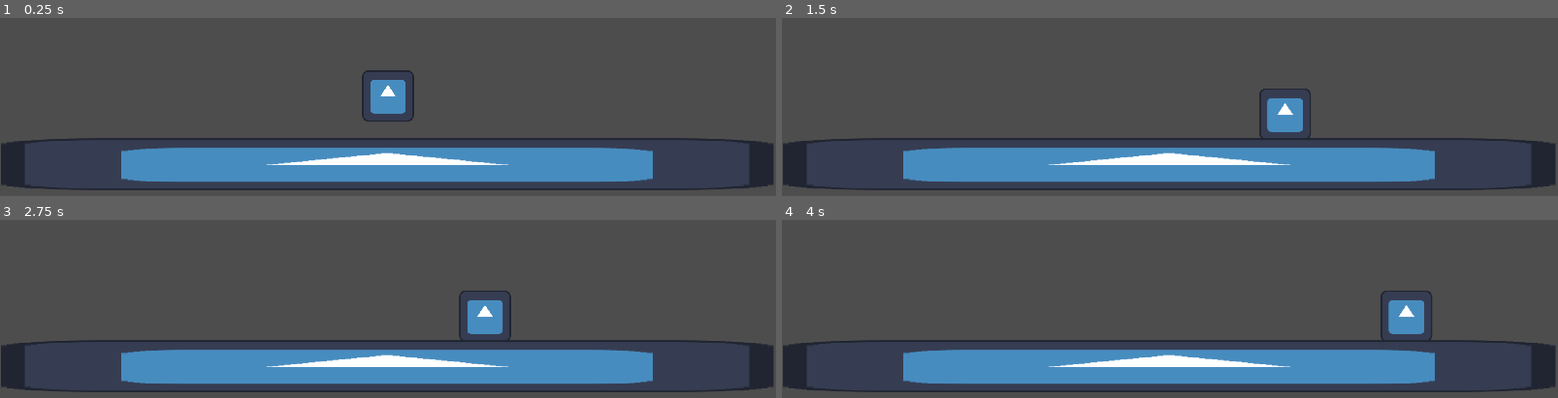
Above: before the commit, frames 1-4 (two rows, left to right).
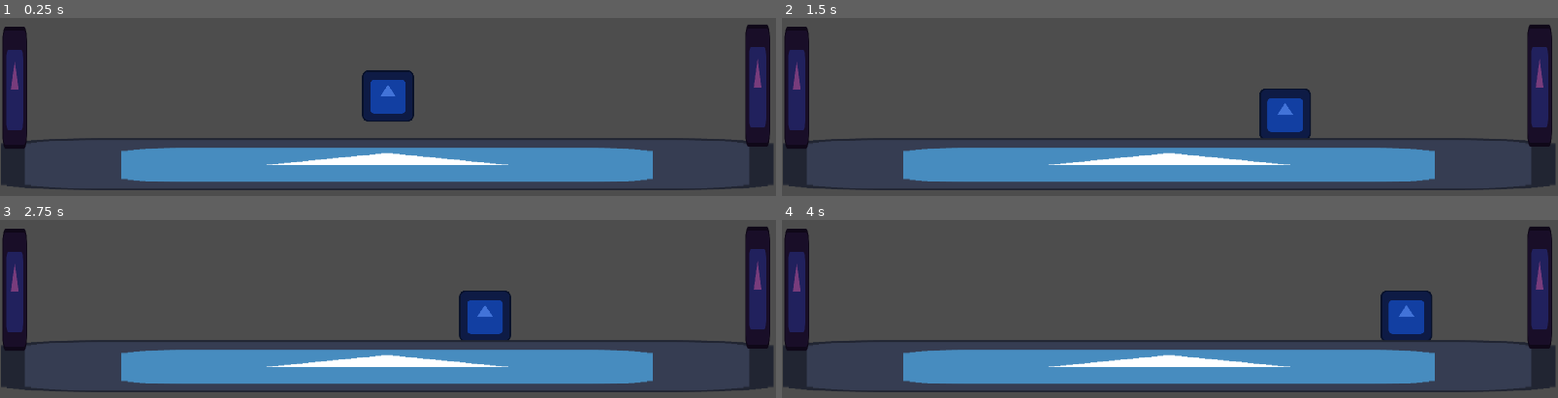
Above: after the commit, the same moments.

Repository: JayDMil/Palindrome-Peril
Game: Godot game, scene res://scenes/levels/level_1.tscn
Two runs of this game, one before a commit and one after it. Both use one fixed random seed, a clock stepped at 60 frames per second and the inputs below. Before the commit the project starts from res://scenes/screens/level_1.tscn. The engine's default icon, where the game draws it, is replaced by a stand-in: a white triangle on a blue panel in a dark square.
Inputs:
- Up to frame 1 (0.25 s): no input
- Up to frame 2 (1.5 s): hold Right (walk_right) from 0.53 s (still down)
- Up to frame 3 (2.75 s): release Right (walk_right) at 2.03 s; hold Left (walk_left) from 2.03 s (still down)
- Up to frame 4 (4 s): release Left (walk_left) at 2.78 s; hold Right (walk_right) from 2.78 s (still down)

The runs differ from the first frame. In frame 1, 6.2% of the frame differs, in the area x 0-100%, y 3-74%; in frame 2, 6.1%; in frame 3, 6.1%; in frame 4, 6.1%.

Commit message:
attempt at scene change, but we've gotta bug
gonna quit and reload and see if that magically fixes everything

Diff:
--- a/project.godot
+++ b/project.godot
@@ -11,7 +11,7 @@
 [application]
 
 config/name="Palindrome Peril"
-run/main_scene="res://scenes/screens/level_1.tscn"
+run/main_scene="res://scenes/levels/level_1.tscn"
 config/features=PackedStringArray("4.2", "Forward Plus")
 config/icon="res://icon.svg"
 
--- /dev/null
+++ b/scenes/levels/level_1.tscn
@@ -0,0 +1,31 @@
+[gd_scene load_steps=5 format=3 uid="uid://4if27ivaw5k6"]
+
+[ext_resource type="PackedScene" uid="uid://dgyuoupsgu1ut" path="res://scenes/player.tscn" id="1_cuy7i"]
+[ext_resource type="Texture2D" uid="uid://cilekm3j54pah" path="res://icon.svg" id="2_lu5bx"]
+[ext_resource type="PackedScene" uid="uid://0mb4o8vqfcvj" path="res://scenes/next_level.tscn" id="3_mynkk"]
+
+[sub_resource type="WorldBoundaryShape2D" id="WorldBoundaryShape2D_ve1xn"]
+distance = -145.0
+
+[node name="level_1" type="Node2D"]
+
+[node name="Camera2D" type="Camera2D" parent="."]
+
+[node name="Player" parent="." instance=ExtResource("1_cuy7i")]
+
+[node name="StaticBody2D" type="StaticBody2D" parent="."]
+position = Vector2(-1, -8)
+
+[node name="CollisionShape2D" type="CollisionShape2D" parent="StaticBody2D"]
+shape = SubResource("WorldBoundaryShape2D_ve1xn")
+
+[node name="Sprite2D" type="Sprite2D" parent="StaticBody2D"]
+position = Vector2(-1.00001, 210)
+scale = Vector2(14.9375, 1)
+texture = ExtResource("2_lu5bx")
+
+[node name="Next Level Left" parent="." instance=ExtResource("3_mynkk")]
+position = Vector2(-921, 6)
+
+[node name="Next Level Right" parent="." instance=ExtResource("3_mynkk")]
+position = Vector2(917, 0)
--- /dev/null
+++ b/scenes/levels/level_2.tscn
@@ -0,0 +1,19 @@
+[gd_scene load_steps=3 format=3 uid="uid://dchx54jty5nd"]
+
+[ext_resource type="Texture2D" uid="uid://cilekm3j54pah" path="res://icon.svg" id="1_4dyln"]
+
+[sub_resource type="WorldBoundaryShape2D" id="WorldBoundaryShape2D_wcra2"]
+distance = -145.0
+
+[node name="level_2" type="Node2D"]
+
+[node name="StaticBody2D" type="StaticBody2D" parent="."]
+position = Vector2(-1, -8)
+
+[node name="CollisionShape2D" type="CollisionShape2D" parent="StaticBody2D"]
+shape = SubResource("WorldBoundaryShape2D_wcra2")
+
+[node name="Sprite2D" type="Sprite2D" parent="StaticBody2D"]
+position = Vector2(-1.00001, 210)
+scale = Vector2(14.9375, 1)
+texture = ExtResource("1_4dyln")
--- /dev/null
+++ b/scenes/next_level.tscn
@@ -0,0 +1,22 @@
+[gd_scene load_steps=4 format=3 uid="uid://0mb4o8vqfcvj"]
+
+[ext_resource type="Script" path="res://scripts/next_level.gd" id="1_l6udf"]
+[ext_resource type="Texture2D" uid="uid://cilekm3j54pah" path="res://icon.svg" id="2_tsjvd"]
+
+[sub_resource type="RectangleShape2D" id="RectangleShape2D_bu2x3"]
+size = Vector2(72, 302)
+
+[node name="Next Level" type="Area2D"]
+script = ExtResource("1_l6udf")
+
+[node name="CollisionShape2D" type="CollisionShape2D" parent="."]
+position = Vector2(-2, 5)
+shape = SubResource("RectangleShape2D_bu2x3")
+
+[node name="Sprite2D" type="Sprite2D" parent="."]
+modulate = Color(0.470588, 0.235294, 0.486275, 1)
+position = Vector2(-2.49997, 6.50003)
+scale = Vector2(0.476563, 2.36719)
+texture = ExtResource("2_tsjvd")
+
+[connection signal="body_entered" from="." to="." method="_on_body_entered"]
--- a/scenes/player.tscn
+++ b/scenes/player.tscn
@@ -1,9 +1,17 @@
-[gd_scene load_steps=6 format=3 uid="uid://dgyuoupsgu1ut"]
+[gd_scene load_steps=8 format=3 uid="uid://dgyuoupsgu1ut"]
 
 [ext_resource type="Script" path="res://scripts/player.gd" id="1_or4jq"]
 [ext_resource type="Texture2D" uid="uid://cilekm3j54pah" path="res://icon.svg" id="2_x5oye"]
 
 [sub_resource type="AtlasTexture" id="AtlasTexture_m700n"]
+atlas = ExtResource("2_x5oye")
+region = Rect2(0, 0, 128, 128)
+
+[sub_resource type="AtlasTexture" id="AtlasTexture_sb6fs"]
+atlas = ExtResource("2_x5oye")
+region = Rect2(0, 0, 128, 128)
+
+[sub_resource type="AtlasTexture" id="AtlasTexture_6o7e0"]
 atlas = ExtResource("2_x5oye")
 region = Rect2(0, 0, 128, 128)
 
@@ -16,18 +24,34 @@
 "loop": true,
 "name": &"idle",
 "speed": 5.0
+}, {
+"frames": [{
+"duration": 1.0,
+"texture": SubResource("AtlasTexture_sb6fs")
+}],
+"loop": true,
+"name": &"left",
+"speed": 5.0
+}, {
+"frames": [{
+"duration": 1.0,
+"texture": SubResource("AtlasTexture_6o7e0")
+}],
+"loop": true,
+"name": &"right",
+"speed": 5.0
 }]
 
 [sub_resource type="RectangleShape2D" id="RectangleShape2D_fwomb"]
 size = Vector2(122, 120)
 
-[node name="Player" type="CharacterBody2D"]
+[node name="Player" type="CharacterBody2D" groups=["Player"]]
 script = ExtResource("1_or4jq")
 
 [node name="AnimatedSprite2D" type="AnimatedSprite2D" parent="."]
+modulate = Color(0.258824, 0.45098, 0.847059, 1)
 sprite_frames = SubResource("SpriteFrames_nn0ck")
-animation = &"idle"
-frame_progress = 0.457025
+animation = &"left"
 
 [node name="CollisionShape2D" type="CollisionShape2D" parent="."]
 position = Vector2(-2, -1)
--- a/scenes/screens/level_1.tscn
+++ /dev/null
@@ -1,24 +0,0 @@
-[gd_scene load_steps=4 format=3 uid="uid://4if27ivaw5k6"]
-
-[ext_resource type="PackedScene" uid="uid://dgyuoupsgu1ut" path="res://scenes/player.tscn" id="1_kw5up"]
-[ext_resource type="Texture2D" uid="uid://cilekm3j54pah" path="res://icon.svg" id="2_35fra"]
-
-[sub_resource type="WorldBoundaryShape2D" id="WorldBoundaryShape2D_ve1xn"]
-distance = -145.0
-
-[node name="Level1" type="Node2D"]
-
-[node name="Camera2D" type="Camera2D" parent="."]
-
-[node name="Player" parent="." instance=ExtResource("1_kw5up")]
-
-[node name="StaticBody2D" type="StaticBody2D" parent="."]
-position = Vector2(-1, -8)
-
-[node name="CollisionShape2D" type="CollisionShape2D" parent="StaticBody2D"]
-shape = SubResource("WorldBoundaryShape2D_ve1xn")
-
-[node name="Sprite2D" type="Sprite2D" parent="StaticBody2D"]
-position = Vector2(-1.00001, 210)
-scale = Vector2(14.9375, 1)
-texture = ExtResource("2_35fra")
--- /dev/null
+++ b/scripts/next_level.gd
@@ -0,0 +1,11 @@
+extends Area2D
+
+func _on_body_entered(body):
+	if body.is_in_group("Player"):
+		var current_scene_file = get_tree().current_scene.scene_file_path
+		var next_level_number = current_scene_file.to_int() + 1
+		print(next_level_number)
+
+		var next_level_path = "res://levels/level_" + str(next_level_number) + ".tscn"
+		print(next_level_path)
+		get_tree().change_scene_to_file(next_level_path)
--- a/scripts/player.gd
+++ b/scripts/player.gd
@@ -16,11 +16,9 @@
 	#walk animations
 	if is_on_floor():
 		if direction > 0:
-			print("right")
-			#animated_sprite.play("left")
+			animated_sprite.play("right")
 		elif direction < 0:
-			print("left")
-			#animated_sprite.flip_h = true
+			animated_sprite.play("left")
 		else:
 			animated_sprite.play("idle")
 
Renamed: scenes/screens/main_menu.tscn -> scenes/main_menu.tscn
